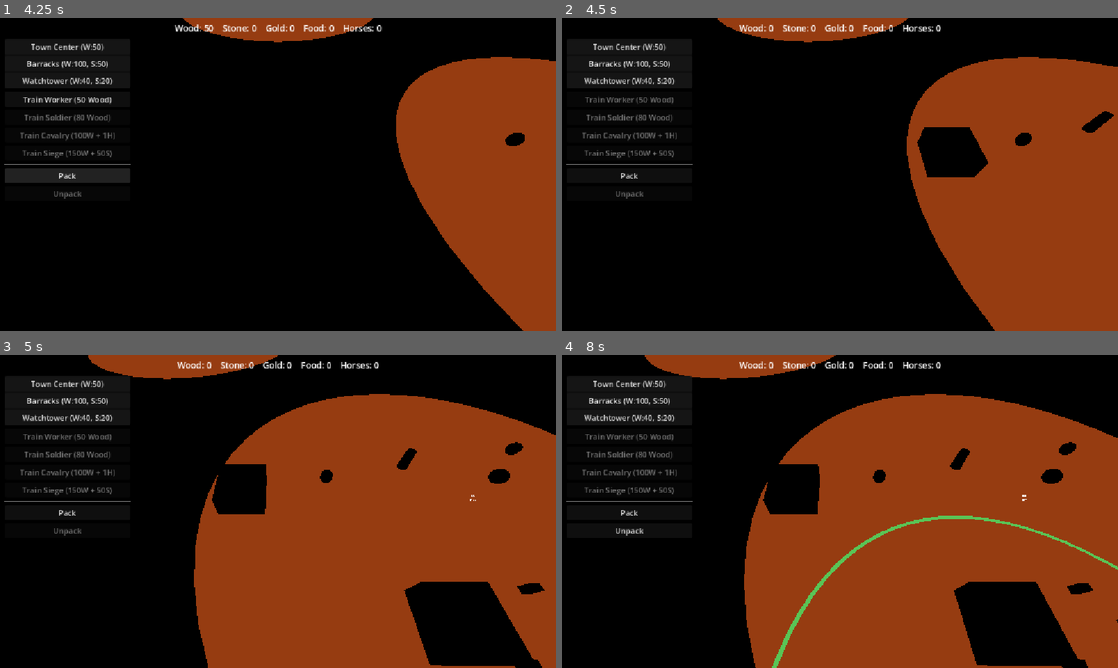
Above: before the commit, frames 1-4 (two rows, left to right).
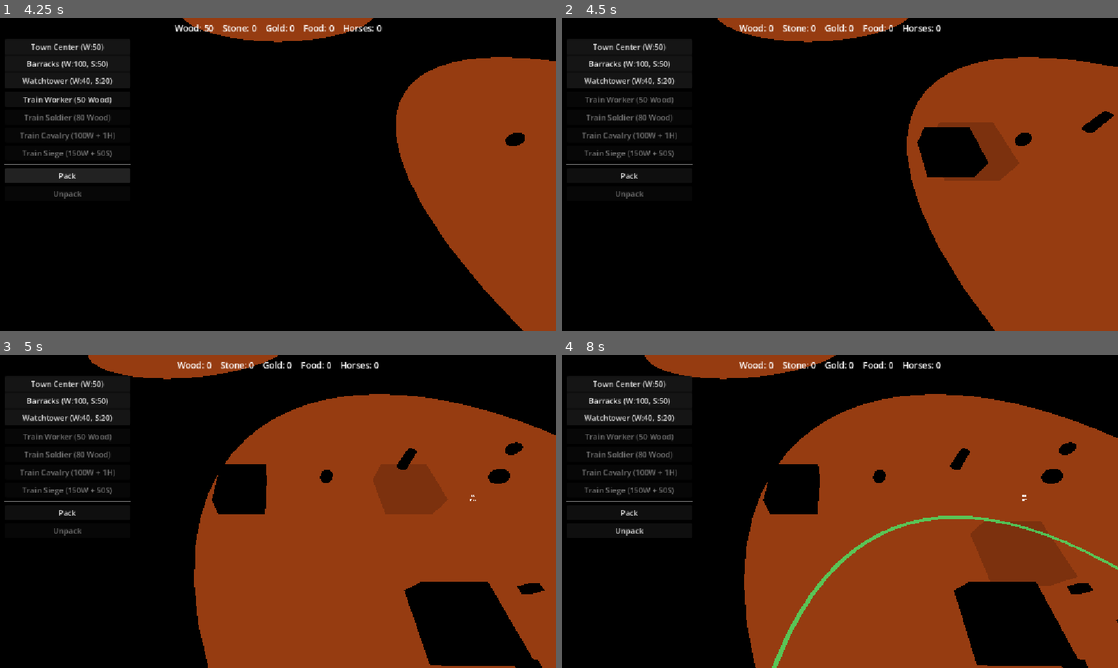
Above: after the commit, the same moments.

Repository: Ferrum-t/RTS-Game
Game: Godot game, scene res://Scenes/World/World.tscn
The game is run twice, just before and just after one commit, with the same random seed, the same clock (stepped at 60 frames per second) and the same inputs.
Inputs (mouse positions are in pixels of both pictures, inside the frame that each line leads up to):
- Up to frame 1 (4.25 s): click "Town Center (W:50)" at 0.5 s; click "Barracks (W:100, S:50)" at 1.25 s; click "Watchtower (W:40, S:20)" at 2 s; click "Train Worker (50 Wood)" at 2.75 s; click "Pack" at 3.5 s
- Up to frame 2 (4.5 s): tap Enter at 4.25 s; move the mouse to (962, 158) at 4.27 s; hold D (move_right) from 4.28 s (still down); tap C at 4.35 s; click (962, 158) at 4.42 s
- Up to frame 3 (5 s): keep holding D (move_right)
- Up to frame 4 (8 s): release D (move_right) at 5 s; drag from (728, 527) to (812, 574) at 5.02 s; move the mouse to (895, 442) at 5.77 s; hold D (move_right) 5.78-6.5 s; tap P at 5.85 s; click (895, 442) at 5.92 s; drag from (812, 574) to (673, 464) at 6.52 s; move the mouse to (1006, 558) at 7.27 s; hold Left (move_left) from 7.28 s (still down); tap U at 7.35 s; click (1006, 558) at 7.42 s

Frame 1 is identical in both runs. In frame 2, 1.1% of the frame differs, in the area x 67-83%, y 33-52%; in frame 3, 1.7%; in frame 4, 2.8%, in the area x 73-93%, y 53-74%.
Error after the commit: Invalid call. Nonexistent function 'begin_construction' in base 'CharacterBody3D (TownCenter)'. (res://Scripts/Systems/Managers/ConstructionManager.gd:105)

Commit message:
M10: ConstructionManager + gates + CommandManager.issue_build

Diff:
--- a/Scripts/Systems/Managers/ConstructionManager.gd
+++ b/Scripts/Systems/Managers/ConstructionManager.gd
@@ -3,6 +3,8 @@
 var current_ghost: GhostBuilding = null
 var current_building_data: BuildingData = null
 var _place_serial: int = 0
+
+const BUILD_APPROACH_DIST := 3.0
 
 
 func start_building(data: BuildingData) -> void:
@@ -41,7 +43,8 @@
 	var data := current_building_data
 	var position := current_ghost.global_position
 
-	var building := place_building_for_team(data, position, 0)
+	# Player path: site under construction (AI keeps start_constructed=true default).
+	var building := place_building_for_team(data, position, 0, false)
 	if building == null:
 		return
 
@@ -49,10 +52,18 @@
 	current_ghost = null
 	current_building_data = null
 
+	_assign_builder(building as BaseBuilding)
+
 
 ## Stage 1 — programmatic placement used by player UI and Economic AI.
-## Same cost / instantiate / nav path; team_id owns the building and stock spend.
-func place_building_for_team(data: BuildingData, world_pos: Vector3, team_id: int) -> Node:
+## start_constructed=true → immediately READY (AI / legacy).
+## start_constructed=false → M10 construction site for player.
+func place_building_for_team(
+	data: BuildingData,
+	world_pos: Vector3,
+	team_id: int,
+	start_constructed: bool = true
+) -> Node:
 	if data == null:
 		return null
 	if data.building_scene == null:
@@ -87,6 +98,12 @@
 		return null
 	scene.add_child(building)
 
+	if not start_constructed and building is BaseBuilding:
+		var bt: float = 25.0
+		if data.build_time_sec > 0.0:
+			bt = data.build_time_sec
+		(building as BaseBuilding).begin_construction(bt)
+
 	var nav := get_node_or_null("/root/NavigationBakeService")
 	if nav != null and nav.has_method("update_building_position"):
 		nav.update_building_position(building)
@@ -99,7 +116,68 @@
 	print(
 		"Building placed: ", building.name,
 		" team=", team_id,
+		" constructed=", start_constructed,
 		" (cost W:", data.wood, " S:", data.stone, ")",
 		" at ", building.global_position
 	)
 	return building
+
+
+func _assign_builder(site: BaseBuilding) -> void:
+	if site == null or not is_instance_valid(site):
+		return
+	var worker := _pick_builder_worker(site.global_position)
+	if worker == null:
+		print("[BUILD] no free Worker for ", site.name, " — site waits at progress=", site.construction_progress)
+		return
+	worker.replace_order_build(site)
+	print("[BUILD] assigned ", worker.name, " → ", site.name)
+
+
+func _pick_builder_worker(site_pos: Vector3) -> BaseUnit:
+	# 1) Selected Worker team 0 (any non-DEAD)
+	var sm := get_node_or_null("/root/SelectionManager")
+	if sm != null and sm.has_method("get_valid_selection"):
+		var selected: Array = sm.get_valid_selection()
+		for u in selected:
+			if u is Worker and is_instance_valid(u):
+				var w: BaseUnit = u as BaseUnit
+				if w.team_id == 0 and w.unit_state != BaseUnit.UnitState.DEAD:
+					return w
+	# 2) Nearest free Worker team 0
+	var um := get_node_or_null("/root/UnitManager")
+	if um == null:
+		return null
+	var best: BaseUnit = null
+	var best_d := INF
+	for u in um.units:
+		if not (u is Worker) or not is_instance_valid(u):
+			continue
+		var w: BaseUnit = u as BaseUnit
+		if w.team_id != 0:
+			continue
+		if not _is_worker_free(w):
+			continue
+		var d: float = w.global_position.distance_squared_to(site_pos)
+		if d < best_d:
+			best_d = d
+			best = w
+	return best
+
+
+func _is_worker_free(w: BaseUnit) -> bool:
+	if w == null or not is_instance_valid(w):
+		return false
+	match w.unit_state:
+		BaseUnit.UnitState.DEAD:
+			return false
+		BaseUnit.UnitState.BUILDING:
+			return false
+		BaseUnit.UnitState.HARVESTING:
+			return false
+		BaseUnit.UnitState.RETURNING:
+			return false
+		BaseUnit.UnitState.ATTACKING:
+			return false
+		_:
+			return true
